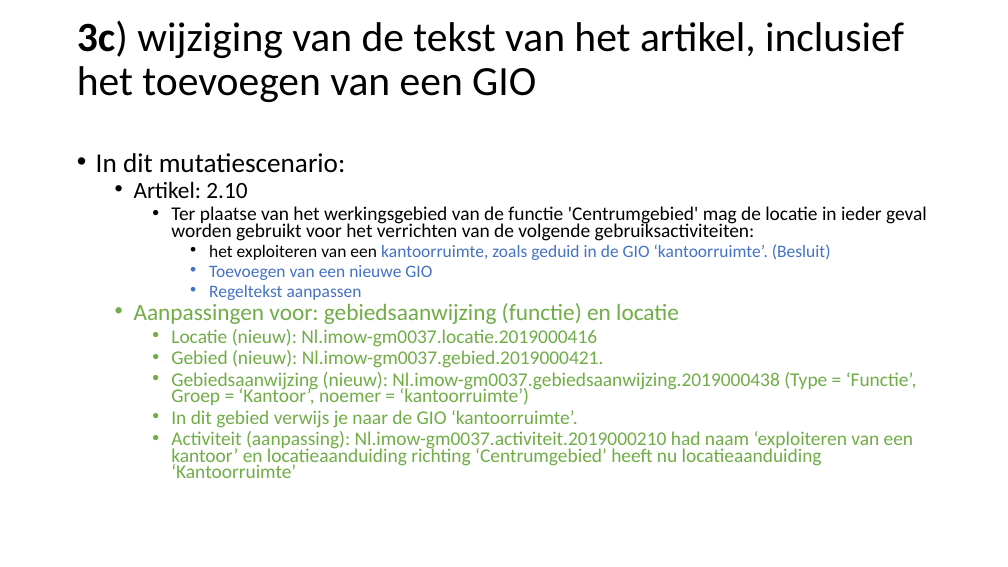
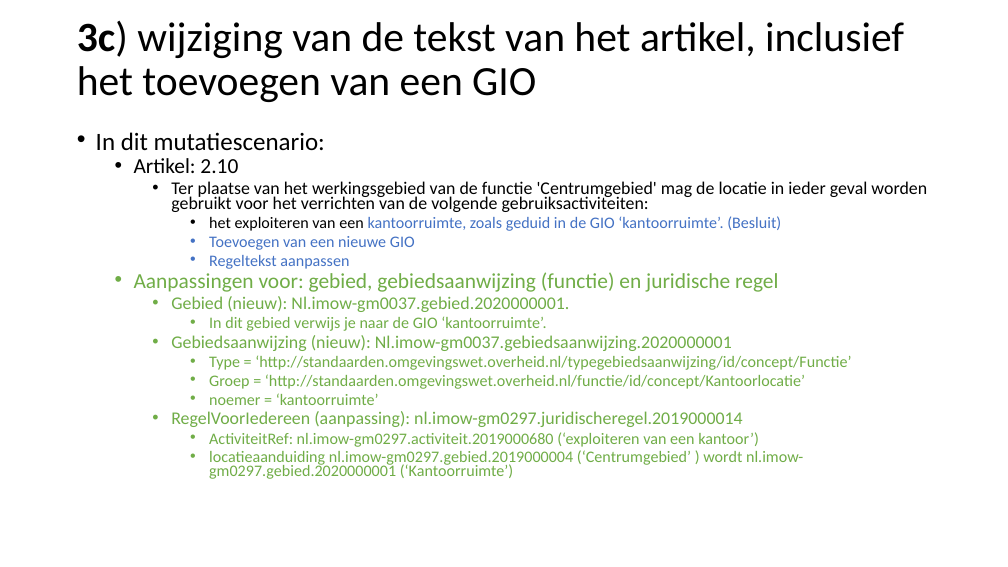
Before and after one commit to Geonovum/xml_omgevingsplan_gemeentestad, a slide deck: slide 14 of Submutatiescenario_s.pptx. Drawn at 1008x567 pixels with LibreOffice and Linux fonts; fonts in the diff are those of the drawing. Boxes give left, top, right and bottom in pixels: in the first picture for what was removed or moved away, otherwise in the second. Text is boxed around its words. In the diff, an @@ line names an element or a change of style, - is before the commit and + after.

Commit message:
Initieel mutatie 3c

```diff
--- a/Submutatiescenario_s.pptx
+++ b/Submutatiescenario_s.pptx
@@ text "In dit mutatiescenario:": place and size @@
-text "In dit mutatiescenario:" at (96, 153, 927, 478)
+text "In dit mutatiescenario:" at (96, 132, 927, 479)
@@ text at (96, 132, 927, 331): size 25.9 to 23.8 pt in "In dit mutatiescenario:"; size 22.2 to 20.4 pt in "Artikel: 2.10"; size 18.5 to 17 pt in "Ter plaatse van het werkingsgebied van de ..."; size 16.6 to 15.3 pt in "het exploiteren van een kantoorruimte, zoals geduid ...", "Toevoegen van een nieuwe GIO", "Regeltekst aanpassen"; size 18.5 to 15.3 pt in "In dit gebied verwijs je naar de ..."; list level 3 to 4 in "In dit gebied verwijs je ..." @@
@@ text at (134, 272, 778, 312): text changed; size 18.5 to 20.4 pt @@
-  • Aanpassingen voor: gebiedsaanwijzing (functie) en locatie
-    • Locatie (nieuw): Nl.imow-gm0037.locatie.2019000416
-    • Gebied (nieuw): Nl.imow-gm0037.gebied.2019000421.
-    • Gebiedsaanwijzing (nieuw): Nl.imow-gm0037.gebiedsaanwijzing.2019000438 (Type = ‘Functie’, Groep = ‘Kantoor’, noemer = ‘kantoorruimte’)
+  • Aanpassingen voor: gebied, gebiedsaanwijzing (functie) en juridische regel
+    • Gebied (nieuw): Nl.imow-gm0037.gebied.2020000001.
@@ text at (171, 335, 851, 479): text changed; size 18.5 to 15.3 pt @@
-    • Activiteit (aanpassing): Nl.imow-gm0037.activiteit.2019000210 had naam ‘exploiteren van een kantoor’ en locatieaanduiding richting ‘Centrumgebied’ heeft nu locatieaanduiding ‘Kantoorruimte’
+    • Gebiedsaanwijzing (nieuw): Nl.imow-gm0037.gebiedsaanwijzing.2020000001
+      • Type = ‘http://standaarden.omgevingswet.overheid.nl/typegebiedsaanwijzing/id/concept/Functie’
+      • Groep = ‘http://standaarden.omgevingswet.overheid.nl/functie/id/concept/Kantoorlocatie’
+      • noemer = ‘kantoorruimte’
+    • RegelVoorIedereen (aanpassing): nl.imow-gm0297.juridischeregel.2019000014
+      • ActiviteitRef: nl.imow-gm0297.activiteit.2019000680 (‘exploiteren van een kantoor’)
+      • locatieaanduiding nl.imow-gm0297.gebied.2019000004 (‘Centrumgebied’ ) wordt nl.imow-gm0297.gebied.2020000001 (‘Kantoorruimte’)
```
Also in this commit, not shown: 10 other files.
